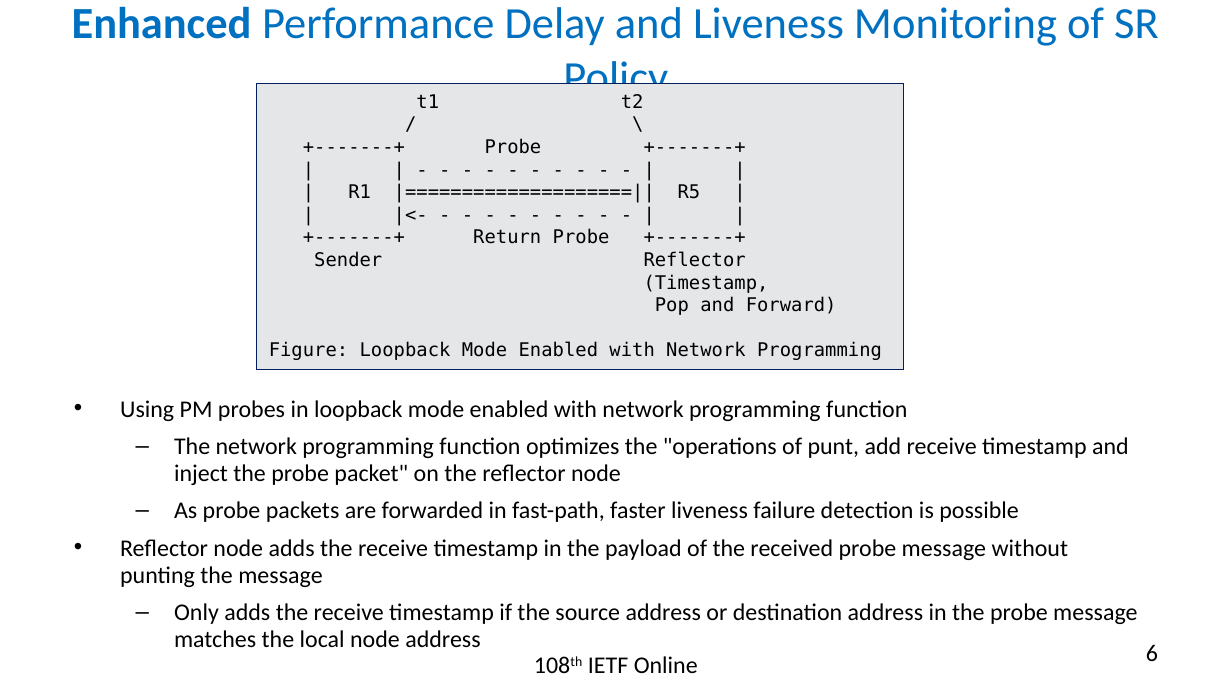
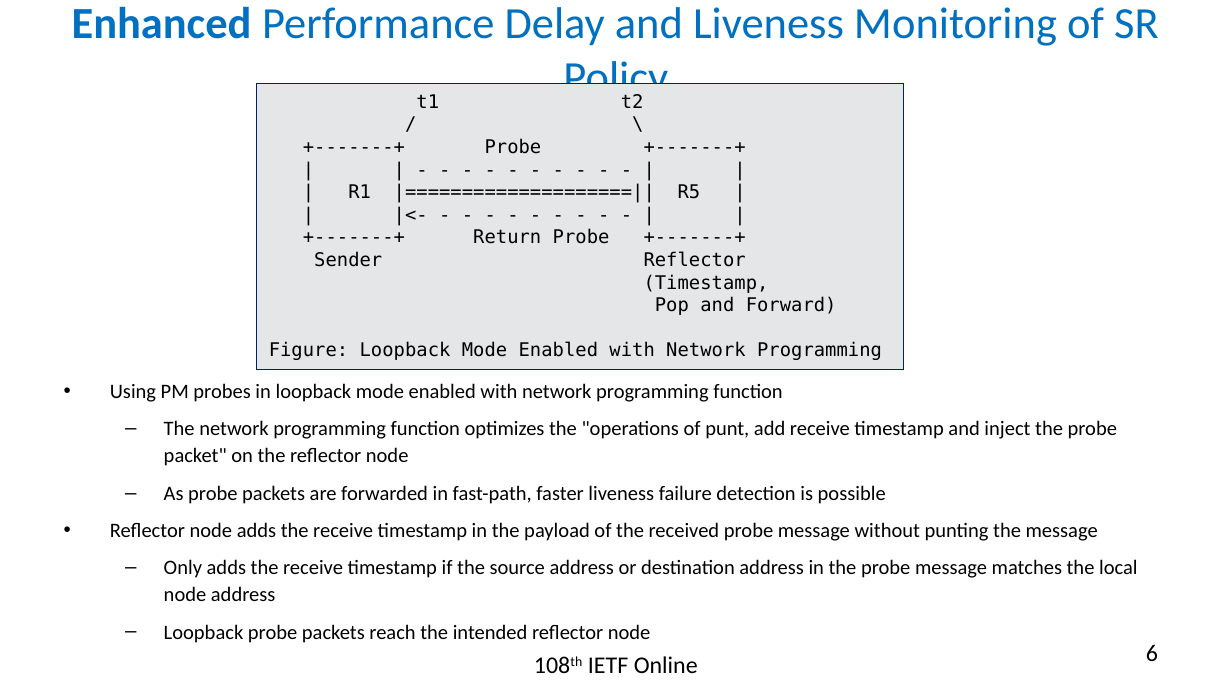
Before and after one commit to rakgandhi/ietf-slides, a slide deck: slide 6 of draft-gandhi-spring-sr-enhanced-plm-02.pptx. Drawn at 1232x693 pixels with LibreOffice and Linux fonts; fonts in the diff are those of the drawing. Boxes give left, top, right and bottom in pixels: in the first picture for what was removed or moved away, otherwise in the second. Text is boxed around its words. In the diff, an @@ line names an element or a change of style, - is before the commit and + after.

```diff
--- a/draft-gandhi-spring-sr-enhanced-plm-02.pptx
+++ b/draft-gandhi-spring-sr-enhanced-plm-02.pptx
@@ text "Using PM probes in loopback ...": place and size @@
-text "Using PM probes in loopback ..." at [120,400,1137,624]
+text "Using PM probes in loopback ..." at [110,383,1138,643]
@@ text at [110,383,1138,601]: size 14 to 12 pt @@
@@ text at [164,624,651,643]: paragraph added @@
+  – Loopback probe packets reach the intended reflector node
```
Also in this commit, not shown: 1 other slide changed, 1 other file.
